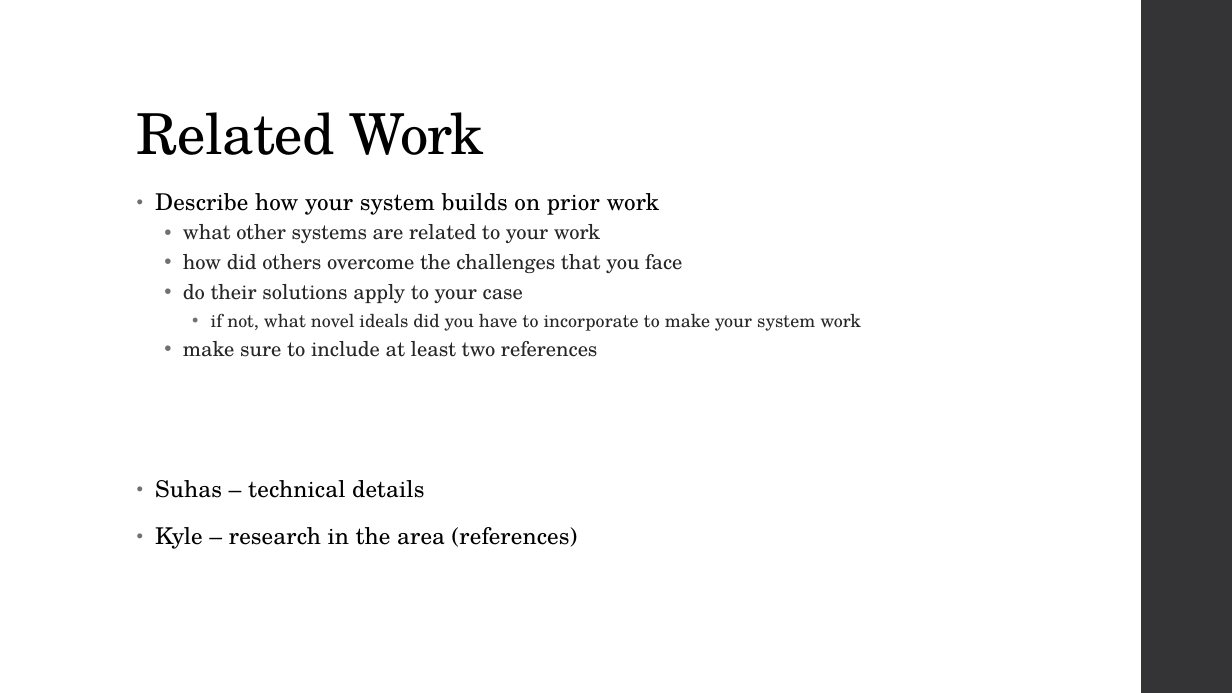
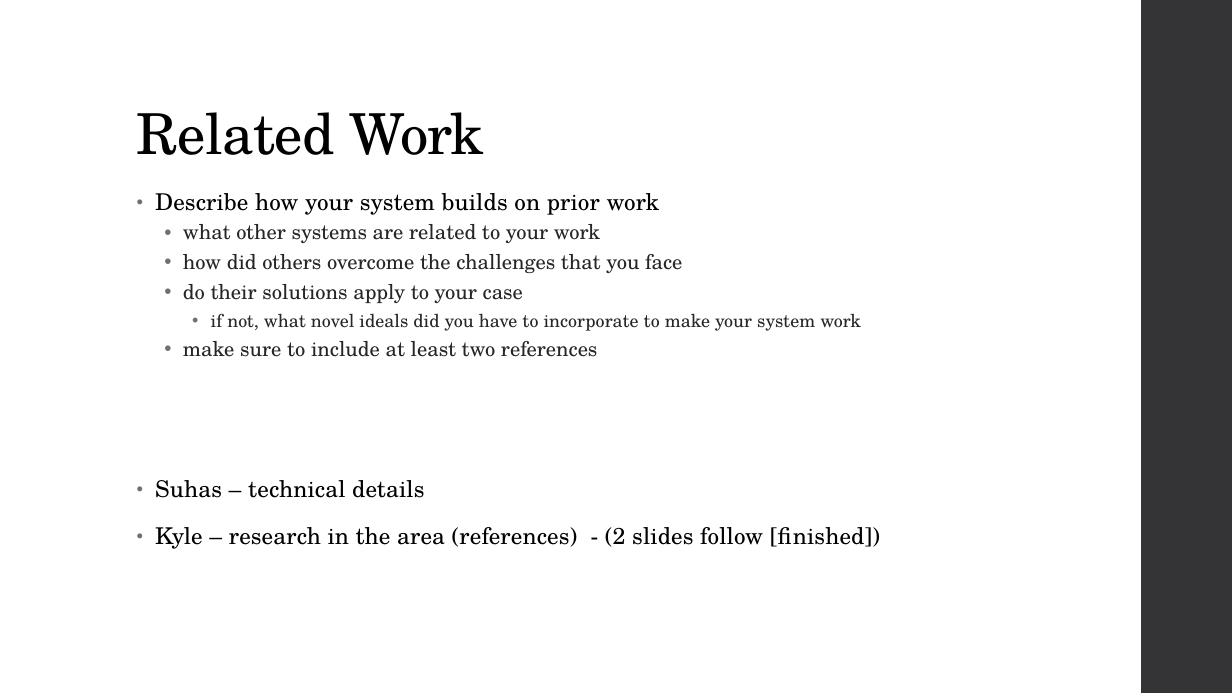
Before and after one commit to diederichk/StepCounter, a slide deck: slide 5 of MidtermPresentation/Diederich_MidtermPresentation.pptx (slide 3 before the commit). Drawn at 1232x693 pixels with LibreOffice and Linux fonts; fonts in the diff are those of the drawing. Boxes give left, top, right and bottom in pixels: in the first picture for what was removed or moved away, otherwise in the second. Text is boxed around its words. In the diff, an @@ line names an element or a change of style, - is before the commit and + after.

```diff
--- a/MidtermPresentation/Diederich_MidtermPresentation.pptx
+++ b/MidtermPresentation/Diederich_MidtermPresentation.pptx
@@ text at [155, 527, 880, 549]: text changed @@
-• Kyle – research in the area (references)
+• Kyle – research in the area (references) - (2 slides follow [finished])
```
Also in this commit, not shown: 2 other slides changed, 2 slides added, 1 other file.
